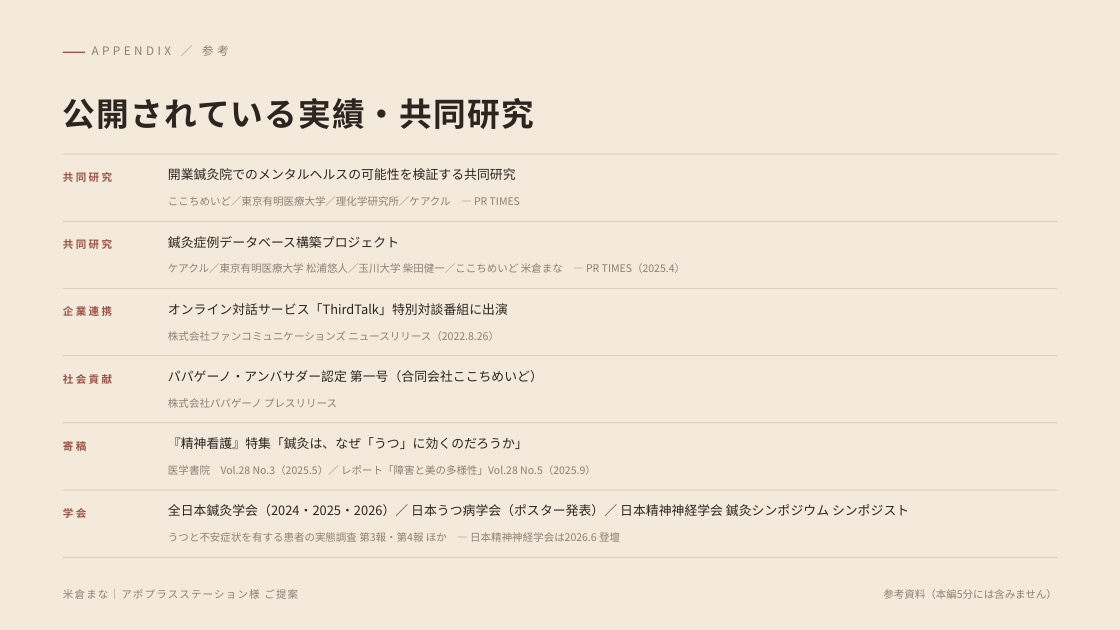
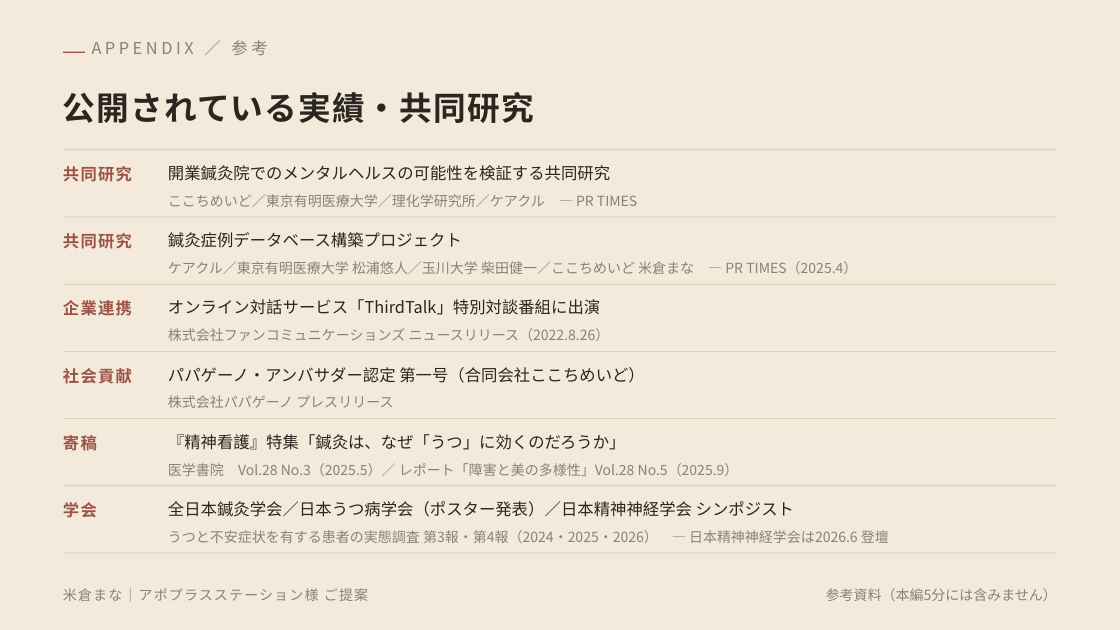
Before and after one commit to mananyon/manayonekura, a slide deck: slide 10 of proposals/米倉まな_アポプラスステーション様ご提案_導入.pptx. Drawn at 1120x630 pixels with LibreOffice and Linux fonts; fonts in the diff are those of the drawing. Boxes give left, top, right and bottom in pixels: in the first picture for what was removed or moved away, otherwise in the second. Text is boxed around its words. In the diff, an @@ line names an element or a change of style, - is before the commit and + after.

```diff
--- a/proposals/米倉まな_アポプラスステーション様ご提案_導入.pptx
+++ b/proposals/米倉まな_アポプラスステーション様ご提案_導入.pptx
@@ text "APPENDIX ／ 参考" at [231,40,267,55]: size 10 to 14 pt @@
@@ 7 rectangles, 1 text: place and size @@
-7 rectangles, 1 text at [63,98,1057,558]
+7 rectangles, 1 text at [63,92,1057,554]
@@ size 9 to 12 pt in 7 elements at [826,588,1057,601], [63,588,368,601], [168,194,637,207], [168,261,857,274], [168,328,610,341], [168,463,739,476], [168,395,393,408] @@
@@ size 11 to 14 pt in 5 elements at [168,165,610,181], [168,232,462,248], [168,299,600,315], [168,367,644,383], [168,434,626,450] @@
@@ size 9 to 14 pt, letter spacing 2 to 1 pt in 6 elements at [63,166,132,182], [63,233,132,249], [63,300,132,316], [63,368,132,384], [63,435,97,451], [63,502,97,518] @@
@@ text at [168,501,794,517]: text changed; size 11 to 14 pt @@
-全日本鍼灸学会（2024・2025・2026）／ 日本うつ病学会（ポスター発表）／ 日本精神神経学会 鍼灸シンポジウム シンポジスト
+全日本鍼灸学会／日本うつ病学会（ポスター発表）／日本精神神経学会 シンポジスト
@@ text at [168,530,889,543]: text changed; size 9 to 12 pt @@
-うつと不安症状を有する患者の実態調査 第3報・第4報 ほか ― 日本精神神経学会は2026.6 登壇
+うつと不安症状を有する患者の実態調査 第3報・第4報（2024・2025・2026） ― 日本精神神経学会は2026.6 登壇
```
Also in this commit, not shown: 9 other slides changed, 2 other files.
